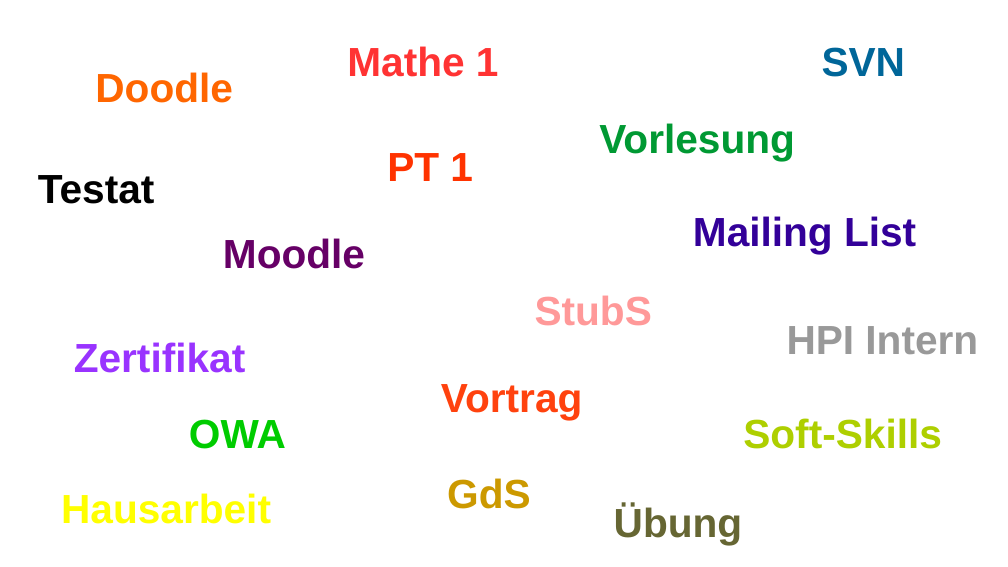
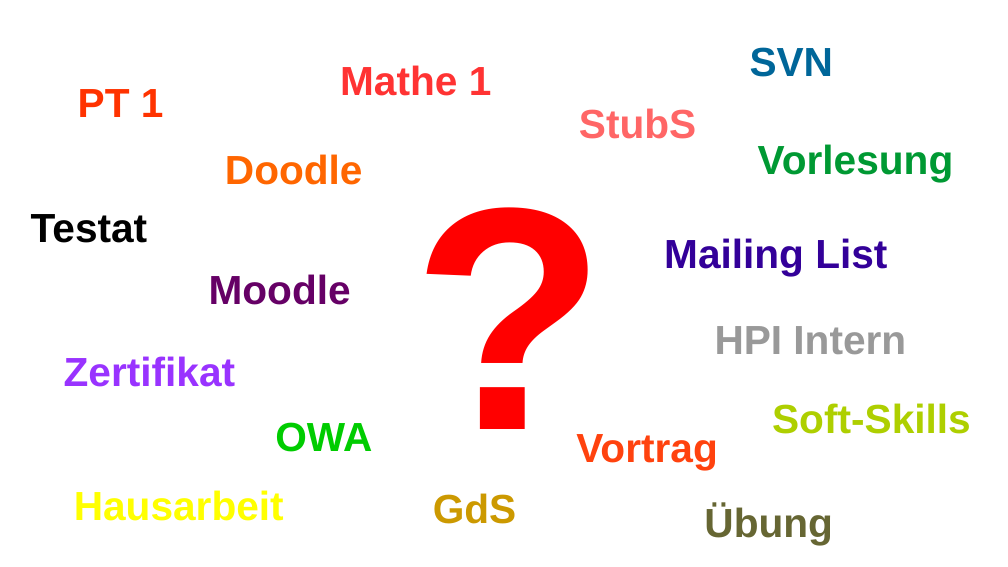
Before and after one commit to Julius97/Studienplaner, a slide deck: slide 3 of Präsentation/Rails.odp. Drawn at 1008x567 pixels with LibreOffice and Linux fonts; fonts in the diff are those of the drawing. Boxes give left, top, right and bottom in pixels: in the first picture for what was removed or moved away, otherwise in the second. Text is boxed around its words. In the diff, an @@ line names an element or a change of style, - is before the commit and + after.

```diff
--- a/Präsentation/Rails.odp
+++ b/Präsentation/Rails.odp
@@ text "Mathe 1": place and size @@
-text "Mathe 1" at bbox=[347, 46, 499, 77]
+text "Mathe 1" at bbox=[340, 65, 492, 96]
@@ text "SVN": place and size @@
-text "SVN" at bbox=[822, 47, 906, 77]
+text "SVN" at bbox=[750, 47, 834, 77]
@@ text "PT 1": place and size @@
-text "PT 1" at bbox=[387, 153, 473, 181]
+text "PT 1" at bbox=[78, 89, 164, 117]
@@ text added at bbox=[403, 108, 634, 472], 250 pt, text #FF0000, bold @@
+?
@@ text "StubS": place and size @@
-text "StubS" at bbox=[535, 295, 652, 325]
+text "StubS" at bbox=[579, 108, 696, 139]
@@ text "StubS" at bbox=[579, 108, 696, 139]: text colour #FF9999 to #FF6666 @@
@@ text "Doodle": place and size @@
-text "Doodle" at bbox=[95, 72, 233, 103]
+text "Doodle" at bbox=[225, 154, 363, 185]
@@ text "Vorlesung": place and size @@
-text "Vorlesung" at bbox=[599, 123, 795, 160]
+text "Vorlesung" at bbox=[758, 144, 954, 182]
@@ text "Testat": place and size @@
-text "Testat" at bbox=[38, 175, 155, 204]
+text "Testat" at bbox=[31, 214, 148, 243]
@@ text "Mailing List": place and size @@
-text "Mailing List" at bbox=[693, 216, 916, 254]
+text "Mailing List" at bbox=[664, 238, 887, 276]
@@ text "Moodle": place and size @@
-text "Moodle" at bbox=[223, 238, 365, 269]
+text "Moodle" at bbox=[209, 274, 351, 305]
@@ text "HPI Intern": place and size @@
-text "HPI Intern" at bbox=[787, 326, 978, 354]
+text "HPI Intern" at bbox=[715, 326, 906, 354]
@@ text "Zertifikat": place and size @@
-text "Zertifikat" at bbox=[74, 342, 246, 373]
+text "Zertifikat" at bbox=[64, 356, 236, 387]
@@ text "Soft-Skills": place and size @@
-text "Soft-Skills" at bbox=[743, 418, 942, 449]
+text "Soft-Skills" at bbox=[772, 403, 971, 434]
@@ text "OWA": place and size @@
-text "OWA" at bbox=[189, 419, 286, 449]
+text "OWA" at bbox=[275, 422, 372, 452]
@@ text "Vortrag": place and size @@
-text "Vortrag" at bbox=[441, 384, 582, 420]
+text "Vortrag" at bbox=[576, 434, 717, 470]
@@ text "Hausarbeit": place and size @@
-text "Hausarbeit" at bbox=[61, 493, 271, 524]
+text "Hausarbeit" at bbox=[74, 490, 284, 521]
@@ text "GdS": place and size @@
-text "GdS" at bbox=[447, 478, 530, 509]
+text "GdS" at bbox=[433, 493, 516, 524]
@@ text "Übung": place and size @@
-text "Übung" at bbox=[614, 505, 743, 545]
+text "Übung" at bbox=[704, 505, 833, 545]
```
Also in this commit, not shown: 1 other slide changed, 3 other files.
